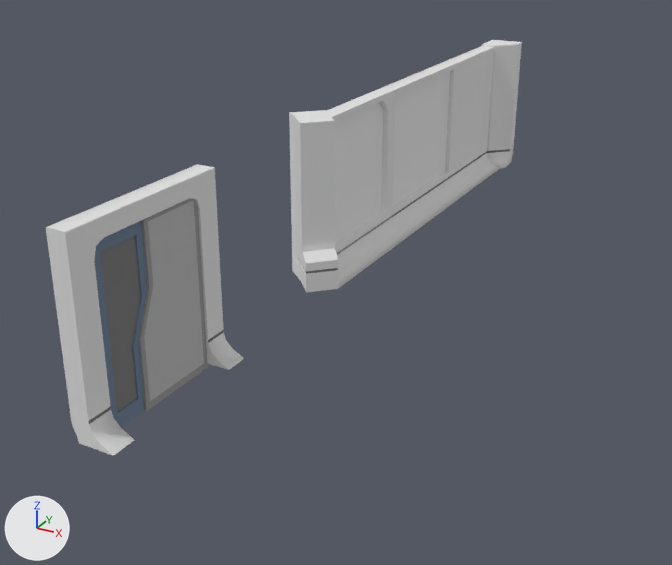
A saved change to the Blender file DreamHack 2018 - UnityProject/Assets/Models/Objects/Walls.blend.
One viewpoint serves both versions: a 50 mm camera at (2.08, -4.99, 1.78) aimed at (-0.44, -0.41, -0.5). Every picture has the same lights, and +X, +Y and +Z are marked at lower left.

Names of what the first picture shows: 'Door_0_Main', 'Door_0_Sub', 'Wall_Concave_0', 'Wall_Convex_0', 'Wall_Door_0', 'Wall_Straight_0', 'Wall_Straight_1', 'Wall_Straight_2'.
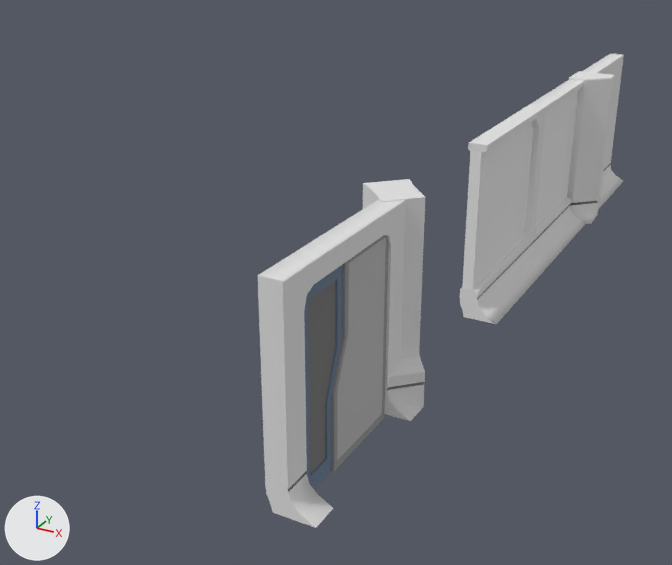
Changed parts and their boxes (x1, y1, x2, y2) in the pictures (672 x 565 px):
```json
{"object": "Wall_Door_0", "change": "mesh moved", "before": [46, 164, 244, 455], "after": [258, 199, 423, 528]}
{"object": "Wall_Straight_1", "change": "mesh moved", "before": [327, 88, 407, 288], "after": [460, 105, 550, 324]}
{"object": "Door_0_Main", "change": "mesh moved", "before": [138, 198, 208, 411], "after": [331, 235, 388, 471]}
{"object": "Wall_Straight_0", "change": "mesh moved", "before": [382, 63, 462, 237], "after": [529, 80, 585, 263]}
{"object": "Door_0_Sub", "change": "mesh moved", "before": [94, 221, 147, 427], "after": [304, 264, 343, 489]}
{"object": "Wall_Concave_0", "change": "mesh moved", "before": [289, 110, 338, 293], "after": [363, 179, 425, 407]}
{"object": "Wall_Convex_0", "change": "mesh moved", "before": [482, 40, 522, 169], "after": [567, 71, 615, 224]}
{"object": "Wall_Straight_2", "change": "mesh moved", "before": [442, 46, 499, 196], "after": [582, 53, 624, 210]}
```

Edits to the scene script, one JSON object a line:
```json
{"block": "me_cube", "where": "me_cube.from_pydata(...)  # 76 vertices, 74 faces; spans x -0.758..-0.373, y -0.5..0.504, z -0.764..-0.361"}
{"block": "me_cube", "where": "# used by ob_wall_concave_0; location = (0.0, -1.0, 0.0); rotation_euler = (1.571, 0.0, 0.0), in degrees (90, 0, 0)"}
{"block": "me_cube", "change": "me_cube part 1: the whole mesh is moved by (1.0, 0.0, 1.0)"}
{"block": "me_cube_032", "where": "me_cube_032.from_pydata(...)  # 58 vertices, 50 faces; spans x -0.594..-0.506, y -0.521..0.427, z -0.36..0.12"}
{"block": "me_cube_032", "where": "# used by ob_door_0_main; location = (0.0, -2.0, 0.0); rotation_euler = (1.571, 0.0, 0.0), in degrees (90, 0, 0)"}
{"block": "me_cube_032", "change": "me_cube_032 part 2: the whole mesh is moved by (1.0, 0.0, 0.0)"}
{"block": "me_cube_031", "where": "me_cube_031.from_pydata(...)  # 68 vertices, 59 faces; spans x -0.582..-0.518, y -0.521..0.42, z -0.059..0.36"}
{"block": "me_cube_031", "where": "# used by ob_door_0_sub; parent = ob_door_0_main; location = (0.0, -0.25, 1.75)"}
{"block": "me_cube_031", "change": "me_cube_031 part 3: the whole mesh is moved by (1.0, 0.0, 0.0)"}
{"block": "me_cube_029", "where": "me_cube_029.from_pydata(...)  # 248 vertices, 226 faces; spans x -0.6..-0.375, y -0.5..0.5, z -0.5..0.5"}
{"block": "me_cube_029", "where": "# used by ob_wall_door_0; location = (0.0, -2.0, 0.0); rotation_euler = (1.571, 0.0, 0.0), in degrees (90, 0, 0)"}
{"block": "me_cube_029", "change": "me_cube_029 part 4: the whole mesh is moved by (1.0, 0.0, 0.0)"}
{"block": "me_cube_028", "where": "me_cube_028.from_pydata(...)  # 142 vertices, 133 faces; spans x -0.6..-0.375, y -0.5..0.5, z -0.5..0.5"}
{"block": "me_cube_028", "where": "# used by ob_wall_straight_2; location = (0.0, 2.0, 0.0); rotation_euler = (1.571, 0.0, 0.0), in degrees (90, 0, 0)"}
{"block": "me_cube_028", "change": "me_cube_028 part 5: the whole mesh is moved by (1.0, 0.0, 0.0)"}
{"block": "me_cube_025", "where": "me_cube_025.from_pydata(...)  # 69 vertices, 63 faces; spans x -0.601..-0.342, y -0.5..0.514, z -0.6..-0.342"}
{"block": "me_cube_025", "where": "# used by ob_wall_convex_0; location = (0.0, 2.0, 0.0); rotation_euler = (1.571, 0.0, 0.0), in degrees (90, 0, 0)"}
{"block": "me_cube_025", "change": "me_cube_025 part 6: the whole mesh is moved by (1.0, 0.0, 1.0)"}
{"block": "me_cube_013", "where": "me_cube_013.from_pydata(...)  # 301 vertices, 270 faces; spans x -0.6..-0.375, y -0.5..0.5, z -0.5..0.5"}
{"block": "me_cube_013", "where": "# used by ob_wall_straight_1; location = (0.0, 0.0, 0.0); rotation_euler = (1.571, 0.0, 0.0), in degrees (90, 0, 0)"}
{"block": "me_cube_013", "change": "me_cube_013 part 7: the whole mesh is moved by (1.0, 0.0, 0.0)"}
{"block": "me_cube_012", "where": "me_cube_012.from_pydata(...)  # 182 vertices, 165 faces; spans x -0.6..-0.375, y -0.5..0.5, z -0.5..0.5"}
{"block": "me_cube_012", "where": "# used by ob_wall_straight_0; location = (0.0, 1.0, 0.0); rotation_euler = (1.571, 0.0, 0.0), in degrees (90, 0, 0)"}
{"block": "me_cube_012", "change": "me_cube_012 part 8: the whole mesh is moved by (1.0, 0.0, 0.0)"}
```
